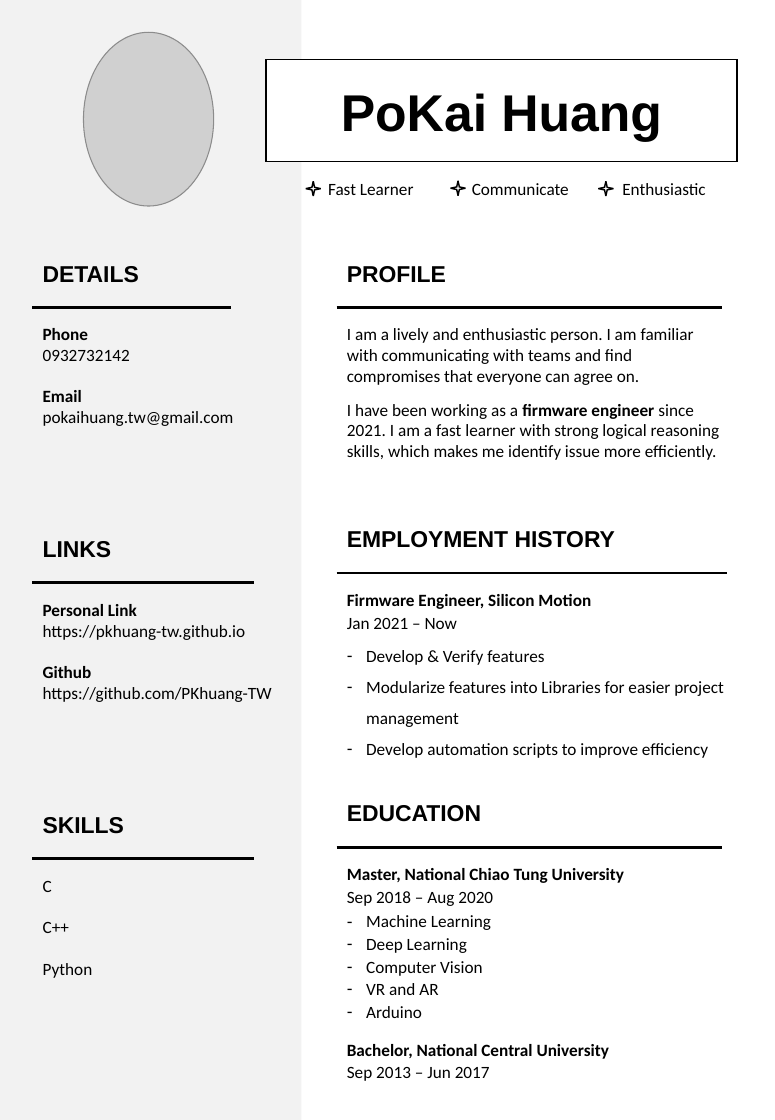
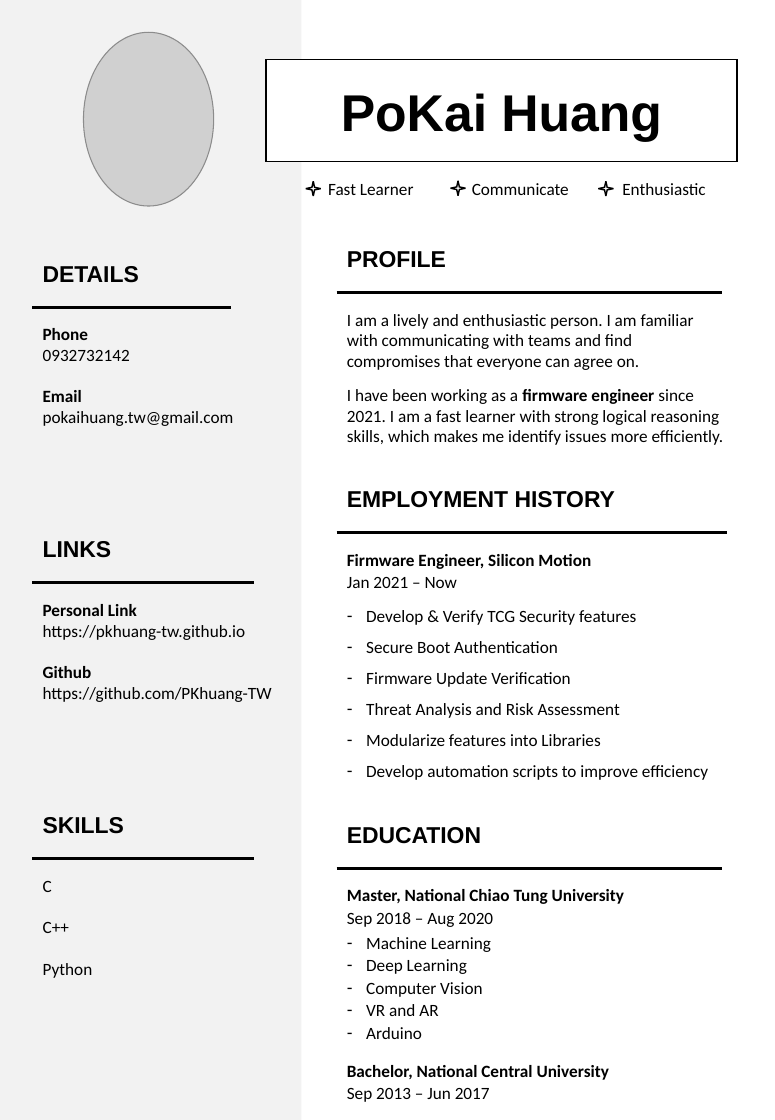
Before and after one commit to PKhuang-TW/PKhuang-TW.github.io, a slide deck: slide 1 of attaches/CV.pptx. Drawn at 775x1120 pixels with LibreOffice and Linux fonts; fonts in the diff are those of the drawing; grey boxes stand for pictures. Boxes give left, top, right and bottom in pixels: in the first picture for what was removed or moved away, otherwise in the second. Text is boxed around its words. In the diff, an @@ line names an element or a change of style, - is before the commit and + after.

```diff
--- a/attaches/CV.pptx
+++ b/attaches/CV.pptx
@@ text "PROFILE": place and size @@
-text "PROFILE" at bbox=[347, 266, 446, 283]
+text "PROFILE" at bbox=[347, 251, 446, 268]
@@ line moved from (337, 307) - (722, 307) to (337, 292) - (722, 292) @@
@@ text "I am a lively and ...": place and size @@
-text "I am a lively and ..." at bbox=[347, 328, 719, 460]
+text "I am a lively and ..." at bbox=[347, 314, 724, 445]
@@ text at bbox=[347, 389, 724, 445]: text changed @@
-I have been working as a firmware engineer since 2021. I am a fast learner with strong logical reasoning skills, which makes me identify issue more efficiently.
+I have been working as a firmware engineer since 2021. I am a fast learner with strong logical reasoning skills, which makes me identify issues more efficiently.
@@ text "EMPLOYMENT HISTORY": place and size @@
-text "EMPLOYMENT HISTORY" at bbox=[347, 531, 615, 548]
+text "EMPLOYMENT HISTORY" at bbox=[347, 491, 615, 508]
@@ line moved from (337, 572) - (726, 572) to (337, 532) - (726, 532) @@
@@ text "Firmware Engineer, Silicon Motion": place and size @@
-text "Firmware Engineer, Silicon Motion" at bbox=[347, 594, 723, 758]
+text "Firmware Engineer, Silicon Motion" at bbox=[347, 554, 708, 780]
@@ text at bbox=[366, 610, 636, 746]: text changed @@
-– Develop & Verify features
-– Modularize features into Libraries for easier project management
+– Develop & Verify TCG Security features
+– Secure Boot Authentication
+– Firmware Update Verification
+– Threat Analysis and Risk Assessment
+– Modularize features into Libraries
@@ 2 texts, 1 line: place and size @@
-2 texts, 1 line at bbox=[337, 805, 722, 1081]
+2 texts, 1 line at bbox=[337, 827, 722, 1102]
```
Also in this commit, not shown: 1 other file.
